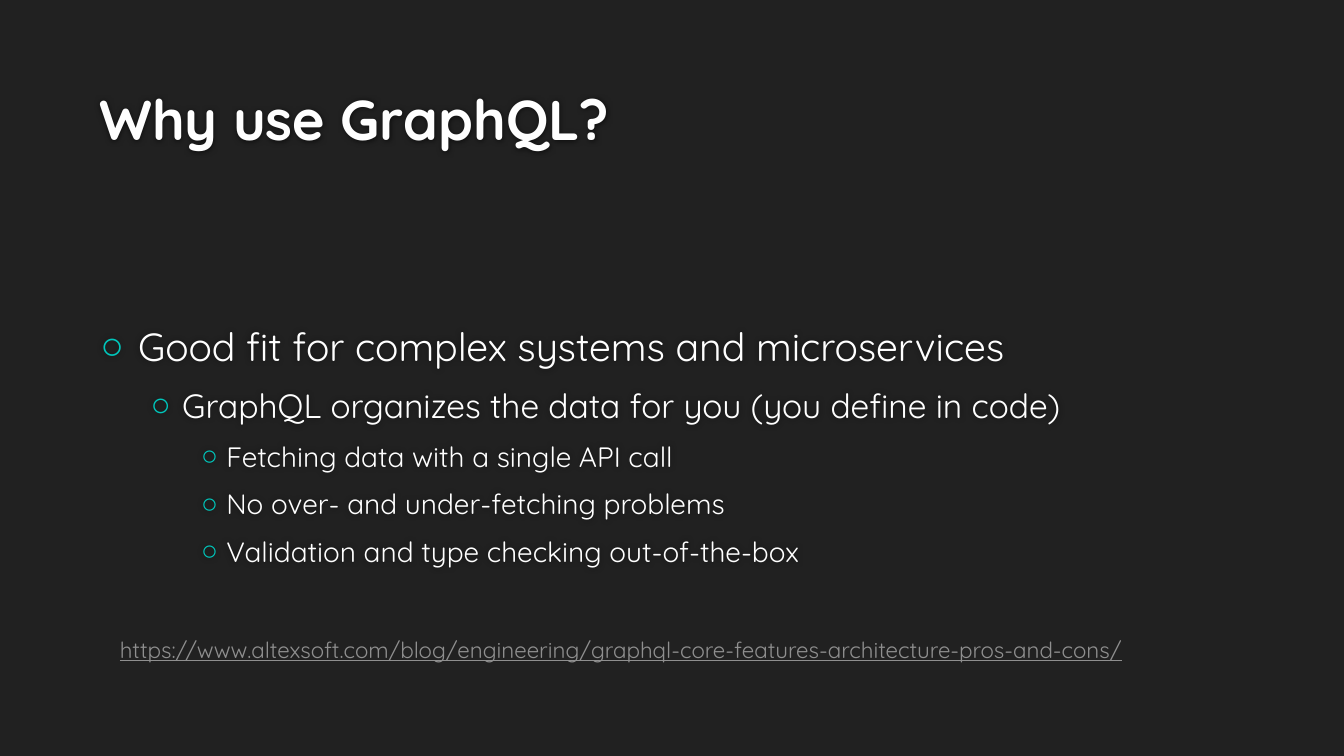
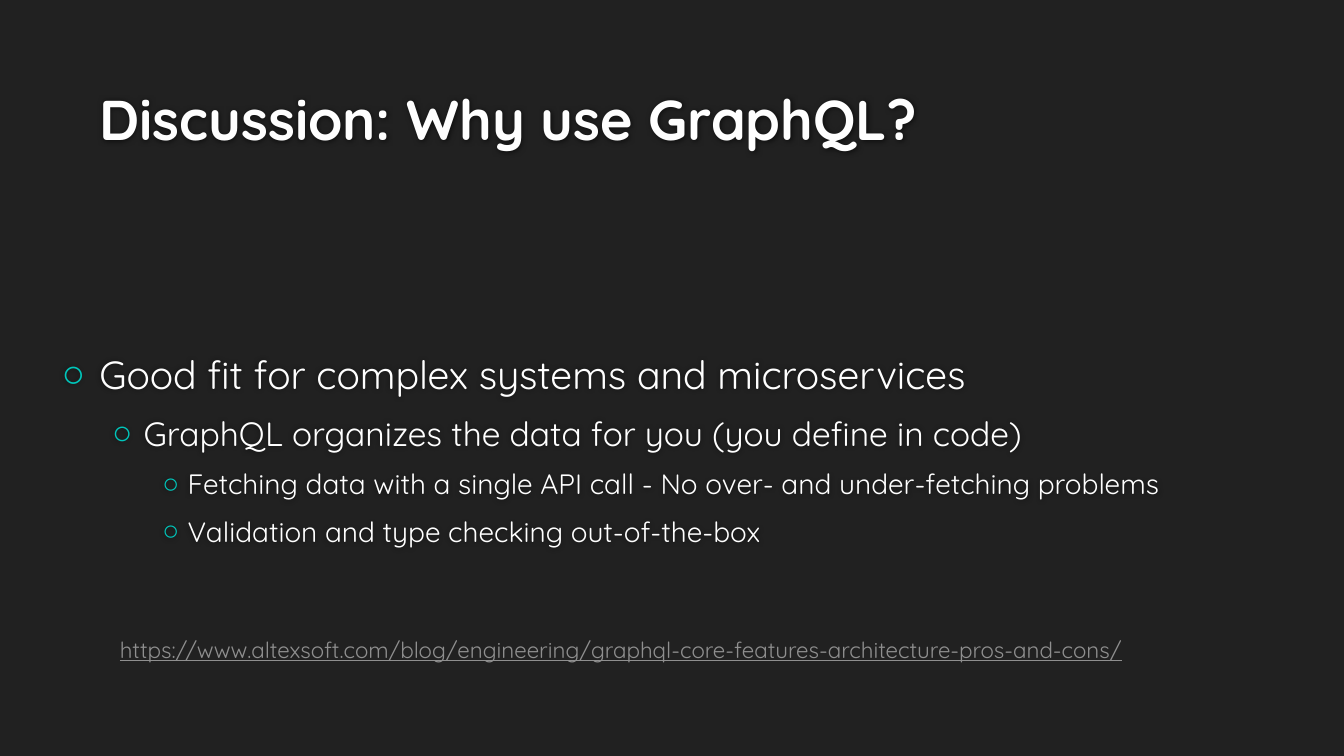
Before and after one commit to QimingChen/spring_graphql, a slide deck: slide 9 of example3/graphql.pptx (slide 3 before the commit). Drawn at 1344x756 pixels with LibreOffice and Linux fonts; fonts in the diff are those of the drawing; background and template pictures are left out. Boxes give left, top, right and bottom in pixels: in the first picture for what was removed or moved away, otherwise in the second. Text is boxed around its words. In the diff, an @@ line names an element or a change of style, - is before the commit and + after.

```diff
--- a/example3/graphql.pptx
+++ b/example3/graphql.pptx
@@ title at <box>99,98,917,151</box>: text changed @@
-Why use GraphQL?
+Discussion: Why use GraphQL?
@@ text "Good fit for complex systems ...": place and size @@
-text "Good fit for complex systems ..." at <box>138,332,1061,568</box>
+text "Good fit for complex systems ..." at <box>99,360,1159,548</box>
@@ text at <box>188,473,1159,500</box>: text changed @@
-    ○ Fetching data with a single API call
-    ○ No over- and under-fetching problems
+    ○ Fetching data with a single API call - No over- and under-fetching problems
```
Also in this commit, not shown: 7 other slides changed.
